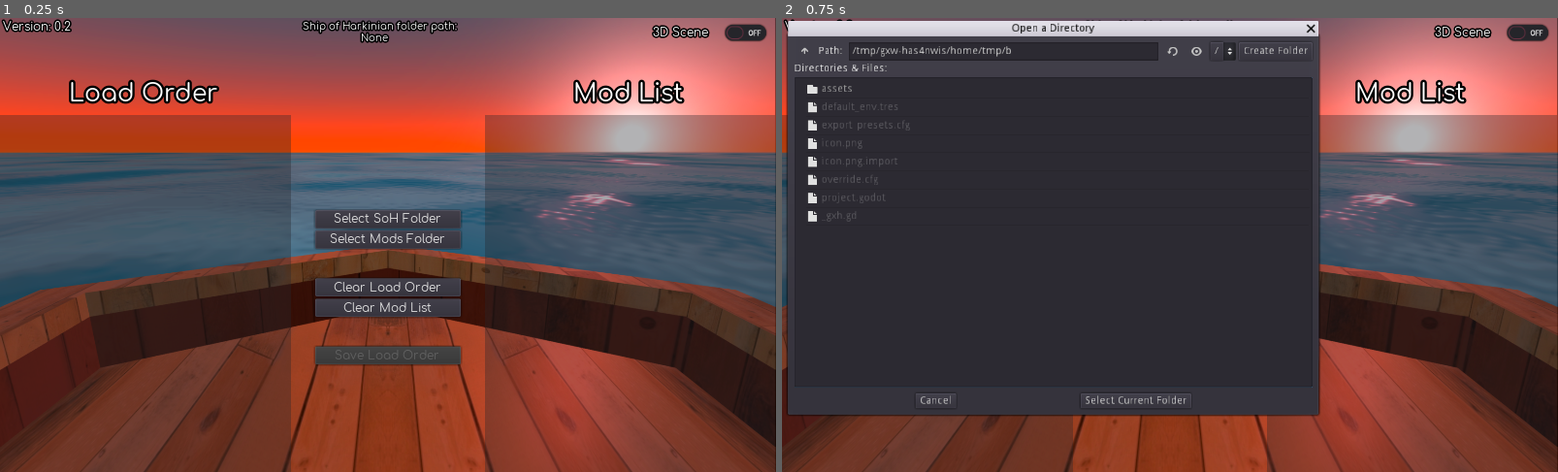
Above: before the commit, frames 1-2 (left to right).
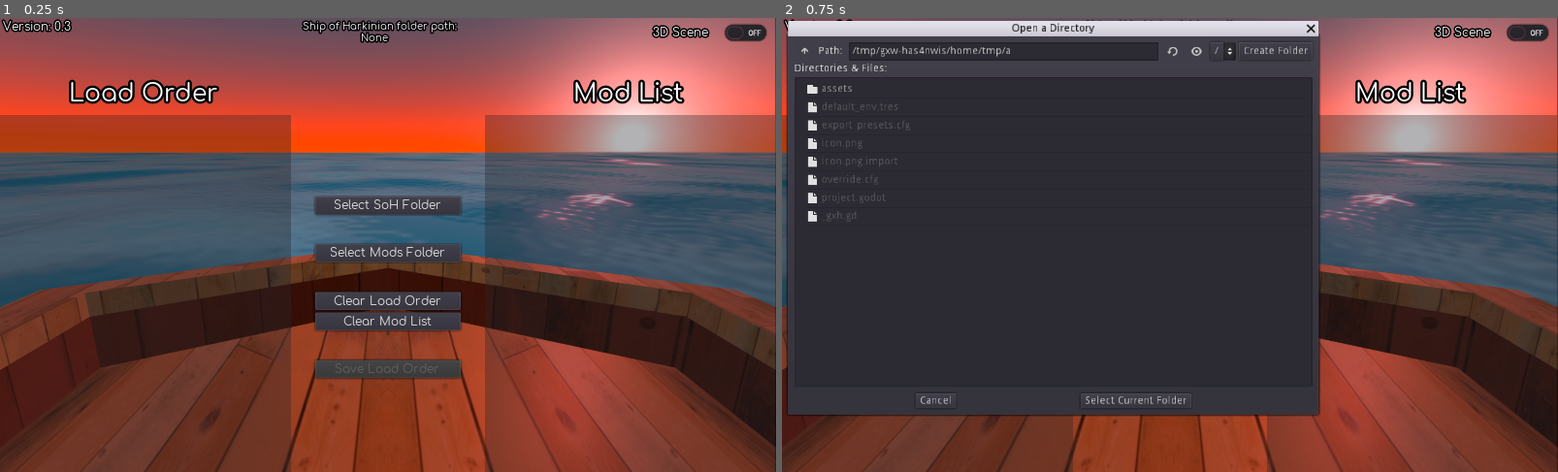
Above: after the commit, the same moments.

Repository: sitton76/Shipdeck
Game: Godot game, scene res://assets/objects/Main.tscn
Same seed, same stepped clock (60 frames per second), same inputs: the game is played once before the commit and once after it.
Inputs:
- Up to frame 1 (0.25 s): no input
- Up to frame 2 (0.75 s): click "Select Mods Folder" at 0.5 s

The runs differ from the first frame. In frame 1, 5.1% of the frame differs, in the area x 8-60%, y 1-80%; in frame 2, less than 0.1%.

Commit message:
Bumped version to V0.3, Added check to prevent a output error when moving a item up when its at the top of the list, added additional display message when opening a folder containing mods in the right window.

Diff:
--- a/assets/objects/Main.gd
+++ b/assets/objects/Main.gd
@@ -104,6 +104,7 @@
 
 func on_mods_folder_select(opened_path):
 	#Selects the folder containing .otr files
+	var found_mods = false
 	dia_ref.queue_free()
 	for nodes in get_tree().get_nodes_in_group("R-side"):
 		nodes.queue_free()
@@ -119,7 +120,10 @@
 				if check_if_on_load_list(file_name) == false:
 					populate_list(file_name, opened_path, R_window, "R-side")
 					handle_offset()
+					found_mods = true
 			file_name = dir.get_next()
+	if found_mods == true:
+		$msg_label.display_text("Selected folder contains .otr mods, repopulating Mod List...")
 
 func on_dialog_close():
 	#In the event the player closes a dialog box, frees it then allows the player to spawn more.
--- a/assets/objects/Main.tscn
+++ b/assets/objects/Main.tscn
@@ -108,49 +108,55 @@
 alignment = 1
 
 [node name="soh_folder" type="Button" parent="Middle_window/VBoxContainer"]
-margin_top = 57.0
-margin_right = 192.0
-margin_bottom = 82.0
+margin_top = 39.0
+margin_right = 192.0
+margin_bottom = 64.0
 custom_fonts/font = SubResource( 5 )
 text = "Select SoH Folder"
 
+[node name="Spacer" type="Control" parent="Middle_window/VBoxContainer"]
+margin_top = 68.0
+margin_right = 192.0
+margin_bottom = 100.0
+rect_min_size = Vector2( 0, 32 )
+
 [node name="load_folder" type="Button" parent="Middle_window/VBoxContainer"]
-margin_top = 86.0
-margin_right = 192.0
-margin_bottom = 111.0
+margin_top = 104.0
+margin_right = 192.0
+margin_bottom = 129.0
 custom_fonts/font = SubResource( 1 )
 text = "Select Mods Folder"
 
-[node name="Spacer" type="Control" parent="Middle_window/VBoxContainer"]
-margin_top = 115.0
-margin_right = 192.0
-margin_bottom = 147.0
+[node name="Spacer2" type="Control" parent="Middle_window/VBoxContainer"]
+margin_top = 133.0
+margin_right = 192.0
+margin_bottom = 165.0
 rect_min_size = Vector2( 0, 32 )
 
 [node name="clear_load_list" type="Button" parent="Middle_window/VBoxContainer"]
-margin_top = 151.0
-margin_right = 192.0
-margin_bottom = 176.0
+margin_top = 169.0
+margin_right = 192.0
+margin_bottom = 194.0
 custom_fonts/font = SubResource( 2 )
 text = "Clear Load Order"
 
 [node name="clear_mod_list" type="Button" parent="Middle_window/VBoxContainer"]
-margin_top = 180.0
-margin_right = 192.0
-margin_bottom = 205.0
+margin_top = 198.0
+margin_right = 192.0
+margin_bottom = 223.0
 custom_fonts/font = SubResource( 2 )
 text = "Clear Mod List"
 
-[node name="Spacer2" type="Control" parent="Middle_window/VBoxContainer"]
-margin_top = 209.0
-margin_right = 192.0
-margin_bottom = 241.0
+[node name="Spacer3" type="Control" parent="Middle_window/VBoxContainer"]
+margin_top = 227.0
+margin_right = 192.0
+margin_bottom = 259.0
 rect_min_size = Vector2( 0, 32 )
 
 [node name="save_list" type="Button" parent="Middle_window/VBoxContainer"]
-margin_top = 245.0
-margin_right = 192.0
-margin_bottom = 270.0
+margin_top = 263.0
+margin_right = 192.0
+margin_bottom = 288.0
 custom_fonts/font = SubResource( 2 )
 disabled = true
 text = "Save Load Order"
@@ -179,7 +185,7 @@
 margin_right = 97.0
 margin_bottom = 22.0
 custom_fonts/font = SubResource( 4 )
-text = "Version: 0.2"
+text = "Version: 0.3"
 
 [node name="soh_path" type="RichTextLabel" parent="."]
 margin_left = 128.0
@@ -194,6 +200,8 @@
  None"
 
 [node name="msg_label" parent="." instance=ExtResource( 4 )]
+margin_top = 128.0
+margin_bottom = 184.0
 
 [connection signal="pressed" from="Middle_window/VBoxContainer/soh_folder" to="." method="_on_soh_folder_pressed"]
 [connection signal="pressed" from="Middle_window/VBoxContainer/load_folder" to="." method="_on_load_folder_pressed"]
--- a/assets/objects/entry_button.gd
+++ b/assets/objects/entry_button.gd
@@ -16,8 +16,9 @@
 	get_tree().current_scene.swap_sides(self)
 
 func _on_Up_button_pressed():
-	get_parent().move_child(self, get_index() - 1)
-	get_tree().current_scene.handle_offset()
+	if get_index() != 0:
+		get_parent().move_child(self, get_index() - 1)
+		get_tree().current_scene.handle_offset()
 
 func _on_Down_button_pressed():
 	get_parent().move_child(self, get_index() + 1)
